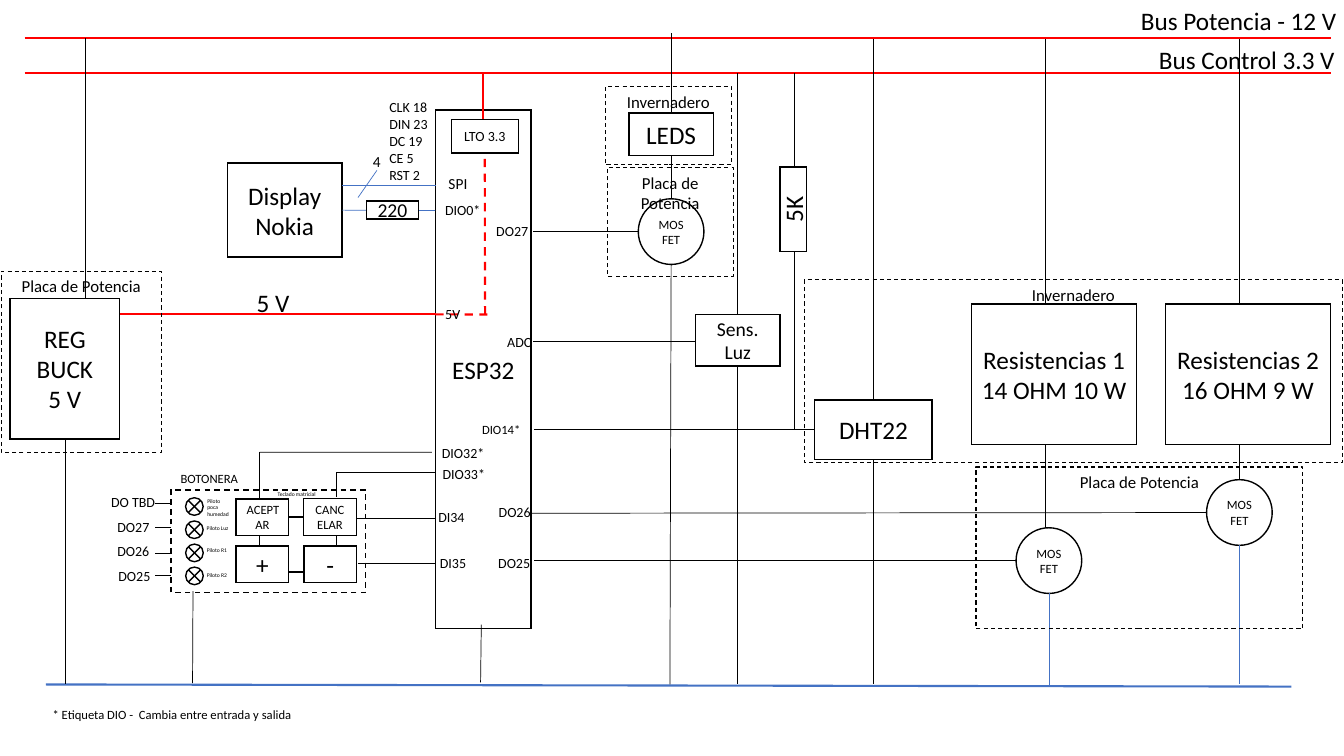
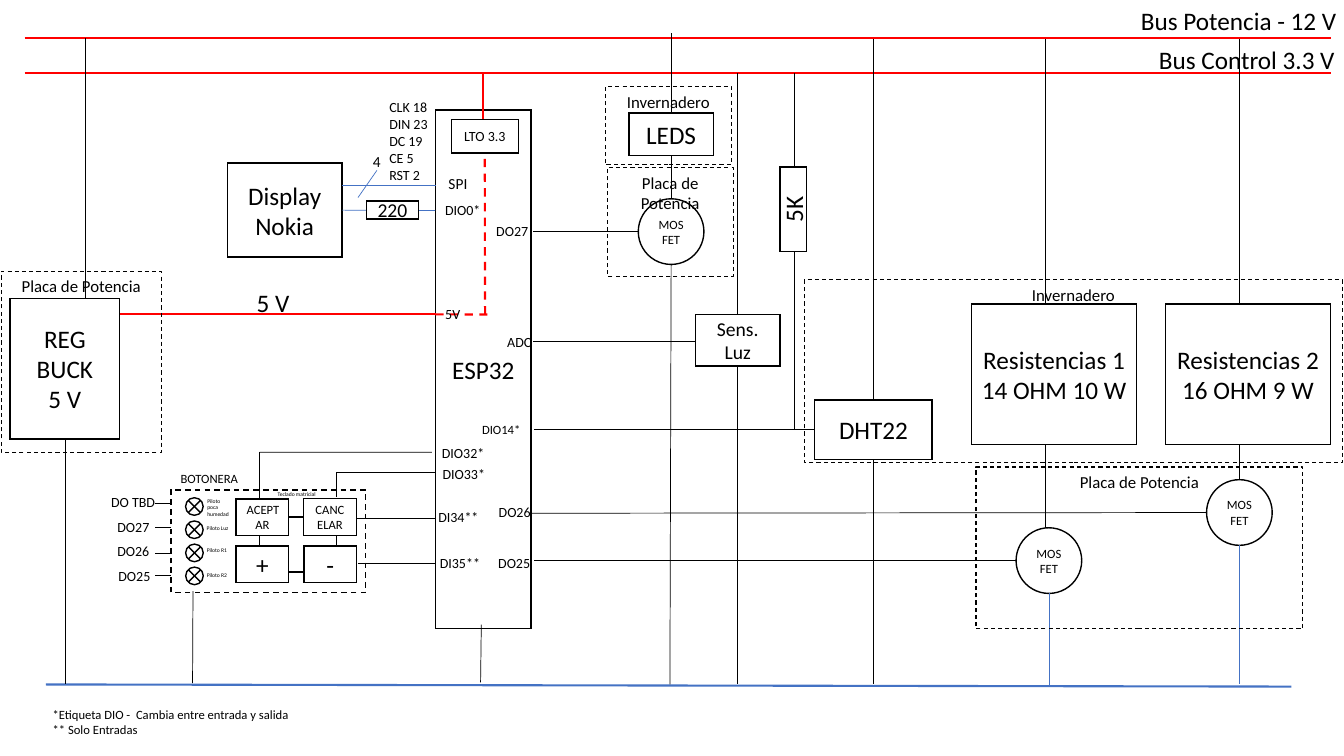
Before and after one commit to CatXD/Invernadero_ESP32, a slide deck: slide 3 of Esquemas.pptx (slide 1 before the commit). Drawn at 1344x756 pixels with LibreOffice and Linux fonts; fonts in the diff are those of the drawing. Boxes give left, top, right and bottom in pixels: in the first picture for what was removed or moved away, otherwise in the second. Text is boxed around its words. In the diff, an @@ line names an element or a change of style, - is before the commit and + after.

```diff
--- a/Esquemas.pptx
+++ b/Esquemas.pptx
@@ text at bbox=[438, 512, 478, 522]: text changed @@
-DI34
+DI34**
@@ text at bbox=[440, 558, 480, 568]: text changed @@
-DI35
+DI35**
@@ text at bbox=[53, 710, 288, 734]: text changed @@
-* Etiqueta DIO - Cambia entre entrada y salida
+*Etiqueta DIO - Cambia entre entrada y salida
+** Solo Entradas
```
Also in this commit, not shown: 2 other slides changed, 3 slides added, 1 slide removed, 8 other files.
